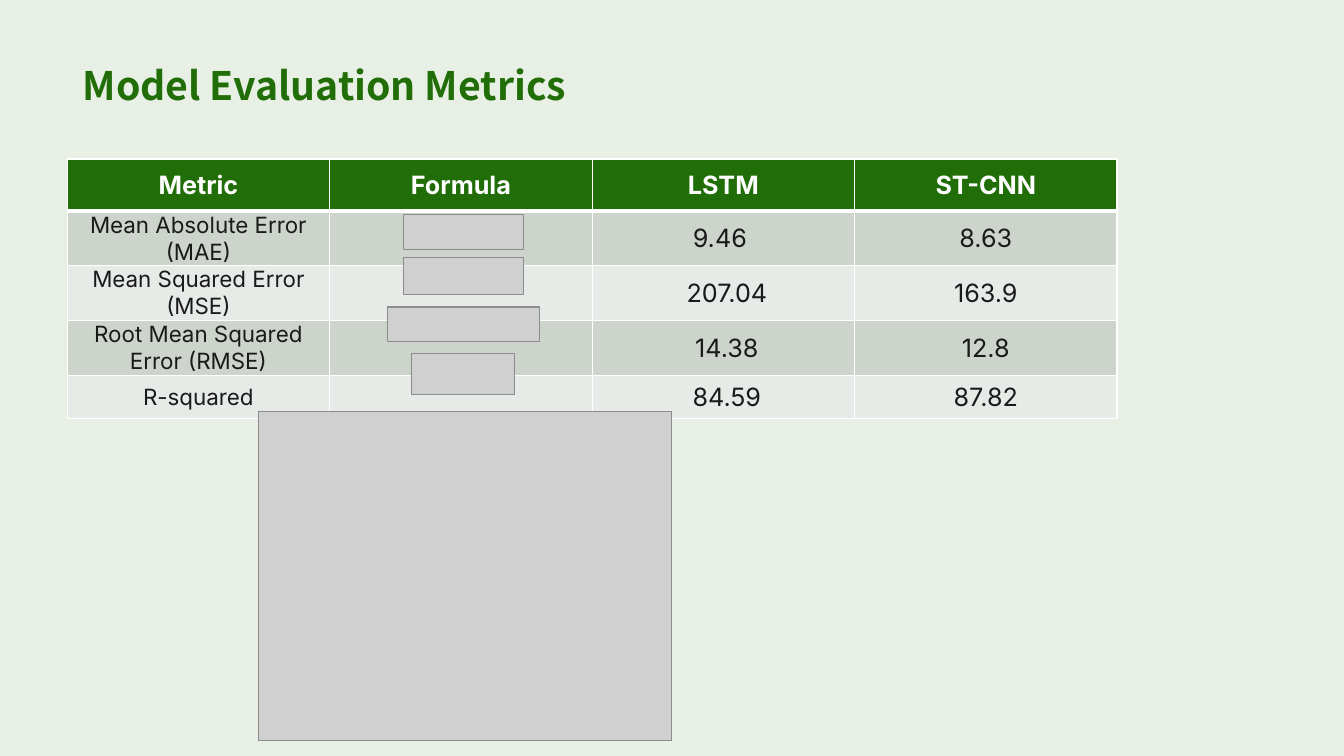
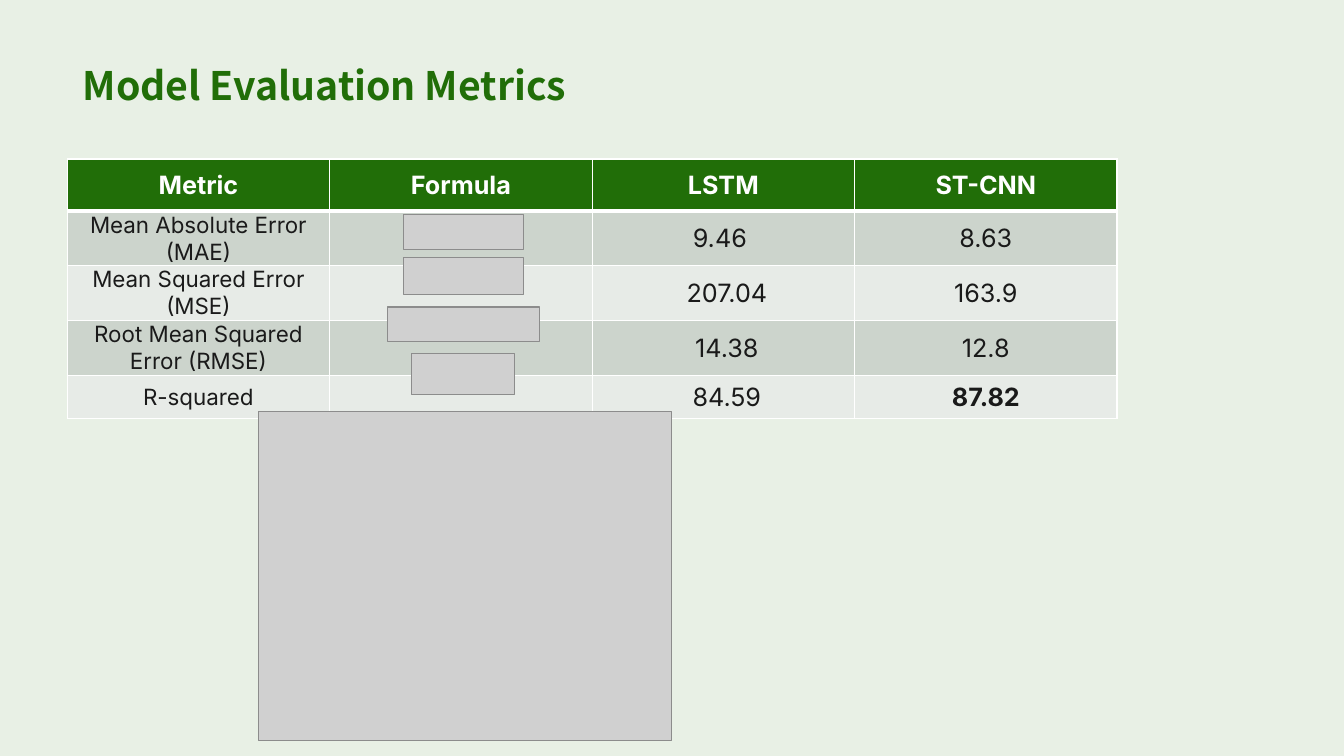
Before and after one commit to adithi21/NASA_Hackathon_2024_Meteoric_Minds, a slide deck: slide 5 of Leveraging Earth Observation Data for Informed Agricultural Decision-Making - Meteoric Minds.pptx (slide 8 before the commit). Drawn at 1344x756 pixels with LibreOffice and Linux fonts; fonts in the diff are those of the drawing; grey boxes stand for pictures. Boxes give left, top, right and bottom in pixels: in the first picture for what was removed or moved away, otherwise in the second. Text is boxed around its words. In the diff, an @@ line names an element or a change of style, - is before the commit and + after.

```diff
--- a/Leveraging Earth Observation Data for Informed Agricultural Decision-Making - Meteoric Minds.pptx
+++ b/Leveraging Earth Observation Data for Informed Agricultural Decision-Making - Meteoric Minds.pptx
@@ table at (68, 159, 1116, 414) @@
@@ bold on in "87.82" @@
```
Also in this commit, not shown: 1 other slide changed, 1 slide added, 4 slides removed, 3 other files.
